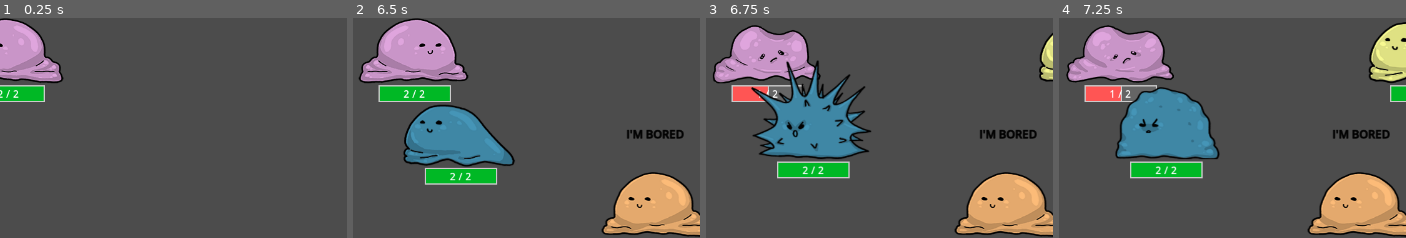
Above: before the commit, frames 1-4 (left to right).
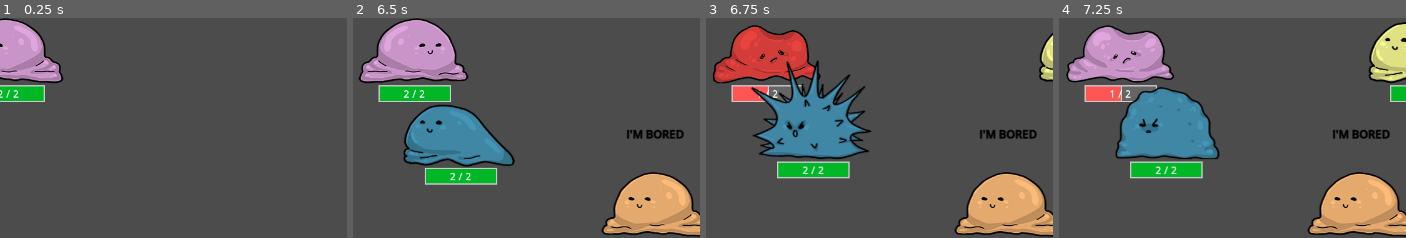
Above: after the commit, the same moments.

Repository: Galitie/mini-tyler-games
Game: Godot game, scene res://tylermon/tylermon.tscn
The game is run twice, just before and just after one commit, with the same random seed, the same clock (stepped at 60 frames per second) and the same inputs. This scene is started directly instead of the project's main scene.
Inputs:
- Up to frame 1 (0.25 s): no input
- Up to frame 2 (6.5 s): tap Enter (start) at 0.5 s; hold Enter (start) 0.53-1.28 s; hold Right (move_piece_right) 0.53-2.03 s; tap Space (jump) at 0.77, 1.52, 3.02, 3.77, 4.52, 6.02 s; tap B (tylermon_block) at 1.35, 4.35 s; hold A (move_left) 2.03-2.78 s; tap Y (tylermon_special) at 2.1, 5.1 s; hold Right (move_piece_right) 2.78-4.28 s; tap X (tylermon_target) at 2.85, 5.85 s; hold Enter (start) 3.53-4.28 s; hold A (move_left) 4.28-5.03 s; hold Right (move_piece_right) 5.03-5.78 s; hold A (move_left) from 5.78 s (still down)
- Up to frame 3 (6.75 s): keep holding A (move_left); hold Enter (start) from 6.53 s (still down)
- Up to frame 4 (7.25 s): keep holding A (move_left); keep holding Enter (start); tap Space (jump) at 6.77 s
The pictures show only the part of the screen within x 27-77%, y 19-69%; the shares and areas given below are measured in that part.

Frames 1-2 are identical in both runs. In frame 3, 4.9% of the frame differs, in the area x 2-33%, y 3-30%; in frame 4, nothing differs.

Commit message:
Updated special attack to be more accurate

Diff:
--- a/tylermon/mon.gd
+++ b/tylermon/mon.gd
@@ -16,13 +16,13 @@
 @export var custom_color : Color
 
 signal knocked_out
-signal queue_animation(current_animation, queued_animation)
 
 enum State {
 	WALK_RANDOM, BASIC_ATTACK, IDLE,
  	SPECIAL_ATTACK, KNOCKED_OUT, TARGET_AND_GO,
 	PLAYER_COMMAND, TARGET_AND_ATTACK, TARGET_AND_SPECIAL, BLOCK, CHARGE_UP
 	}
+
 
 var state_weights = [
 	{"state": State.IDLE, "roll_weight": 15, "acc_weight": 0, "mult": 1},
@@ -51,6 +51,7 @@
 @onready var phrase = $phrase
 @onready var damage_label = $damage_taken
 @onready var sprite = $sprite
+@onready var anim_player = $modulate_animations
 
 
 var bored_phrases = ["Whatever", "ZZZ", "Meh", "IDK", "*shrugs*", "???", "I'm bored"]
@@ -66,7 +67,6 @@
 	phrase.text = ""
 	get_parent().connect("send_command", get_command)
 	sprite.modulate = custom_color
-	connect("queue_animation", play_next_animation)
 
 
 func _physics_process(delta):
@@ -74,6 +74,8 @@
 		set_state(State.KNOCKED_OUT)
 	move_and_slide()
 	update_state(current_state, delta)
+	if !anim_player.is_playing():
+		sprite.modulate = custom_color
 
 
 func _on_timer_timeout():
@@ -119,7 +121,9 @@
 			chance_to_say_phrase(attack_phrases, 4)
 			z_index = default_z_index + 1
 			sprite.play("special_atk")
-			special_atk_box.get_child(0).disabled = false
+			var special_attack = special_atk_box.get_children()
+			for hitbox in special_attack:
+				hitbox.disabled = false
 			attack_timer.start(.3)
 
 		State.IDLE:
@@ -207,12 +211,7 @@
 			pass
 
 		State.KNOCKED_OUT:
-			if sprite.is_playing():
-				pass
-			else:
-				emit_signal("queue_animation", "just_knocked_out", "dead")
-
-
+			when_done_play_next_animation("is_knocked_out", "dead")
 
 
 func get_other_random_mon():
@@ -237,6 +236,8 @@
 			damage(attacking_mon, 1)
 		else:
 			damage(attacking_mon, 0)
+	velocity = Vector2()
+	anim_player.play("hurt")
 	sprite.play("hurt")
 	health_label.text = str(health)
 	hp_bar.value = health
@@ -268,7 +269,9 @@
 		position = fight_pos
 		hp_bar.visible = true
 		basic_atk_box.get_child(0).disabled = true
-		special_atk_box.get_child(0).disabled = true
+		var special_attack = special_atk_box.get_children()
+		for hitbox in special_attack:
+			hitbox.disabled = true
 		hurt_box.get_child(0).disabled = false
 		get_node("collision").disabled = false
 		health = max_health
@@ -311,7 +314,9 @@
 	else:
 		timer.paused = false
 		basic_atk_box.get_child(0).disabled = true
-		special_atk_box.get_child(0).disabled = true
+		var special_attack = special_atk_box.get_children()
+		for hitbox in special_attack:
+			hitbox.disabled = true
 		z_index = default_z_index
 
 
@@ -332,7 +337,8 @@
 		set_state(State.SPECIAL_ATTACK)
 
 
-func play_next_animation(current_animation: String, queued_animation: String):
-	match current_animation:
-		"just_knocked_out":
-			sprite.play(queued_animation)
+func when_done_play_next_animation(current_animation: String, queued_animation: String):
+	if !sprite.is_playing():
+		match current_animation:
+			"just_knocked_out":
+				sprite.play(queued_animation)
--- a/tylermon/mon.tscn
+++ b/tylermon/mon.tscn
@@ -201,7 +201,32 @@
 [sub_resource type="CircleShape2D" id="CircleShape2D_glbfy"]
 radius = 9.15743
 
+[sub_resource type="Animation" id="Animation_i6xwv"]
+resource_name = "hurt"
+length = 0.25
+tracks/0/type = "value"
+tracks/0/imported = false
+tracks/0/enabled = true
+tracks/0/path = NodePath("sprite:modulate")
+tracks/0/interp = 1
+tracks/0/loop_wrap = true
+tracks/0/keys = {
+"times": PackedFloat32Array(0, 0.2),
+"transitions": PackedFloat32Array(1, 1),
+"update": 0,
+"values": [Color(0.917647, 0.266667, 0.25098, 1), Color(0.917647, 0.266667, 0.25098, 1)]
+}
+
+[sub_resource type="AnimationLibrary" id="AnimationLibrary_ejfqx"]
+_data = {
+"hurt": SubResource("Animation_i6xwv")
+}
+
 [node name="mon" type="CharacterBody2D" groups=["mons"]]
+motion_mode = 1
+wall_min_slide_angle = 3.14159
+floor_constant_speed = true
+platform_on_leave = 2
 script = ExtResource("1_vlprm")
 
 [node name="collision" type="CollisionShape2D" parent="."]
@@ -211,10 +236,12 @@
 shape = SubResource("CapsuleShape2D_u036k")
 
 [node name="sprite" type="AnimatedSprite2D" parent="."]
+modulate = Color(0.917647, 0.266667, 0.25098, 1)
 position = Vector2(0, -40)
 sprite_frames = SubResource("SpriteFrames_scvj0")
-animation = &"just_knocked_out"
+animation = &"special_atk"
 autoplay = "idle"
+frame = 1
 flip_h = true
 
 [node name="timer" type="Timer" parent="."]
@@ -296,8 +323,14 @@
 collision_mask = 0
 
 [node name="special_atk_box_coll" type="CollisionShape2D" parent="special_atk_box"]
-position = Vector2(0.53002, 1.90735e-06)
-scale = Vector2(1.12, 1.2)
+position = Vector2(-6.01774, 2.03043)
+scale = Vector2(0.455069, 1.2)
+shape = SubResource("CircleShape2D_glbfy")
+disabled = true
+
+[node name="special_atk_box_coll2" type="CollisionShape2D" parent="special_atk_box"]
+position = Vector2(7.4477, 2.58418)
+scale = Vector2(0.455069, 1.2)
 shape = SubResource("CircleShape2D_glbfy")
 disabled = true
 
@@ -344,6 +377,11 @@
 text = "1"
 horizontal_alignment = 1
 
+[node name="modulate_animations" type="AnimationPlayer" parent="."]
+libraries = {
+"": SubResource("AnimationLibrary_ejfqx")
+}
+
 [connection signal="timeout" from="timer" to="." method="_on_timer_timeout"]
 [connection signal="timeout" from="attack_timer" to="." method="_on_attack_timer_timeout"]
 [connection signal="timeout" from="charge_timer" to="." method="_on_charge_timer_timeout"]
Not shown: 1 places in tylermon/mon.tscn that only renumber resources
